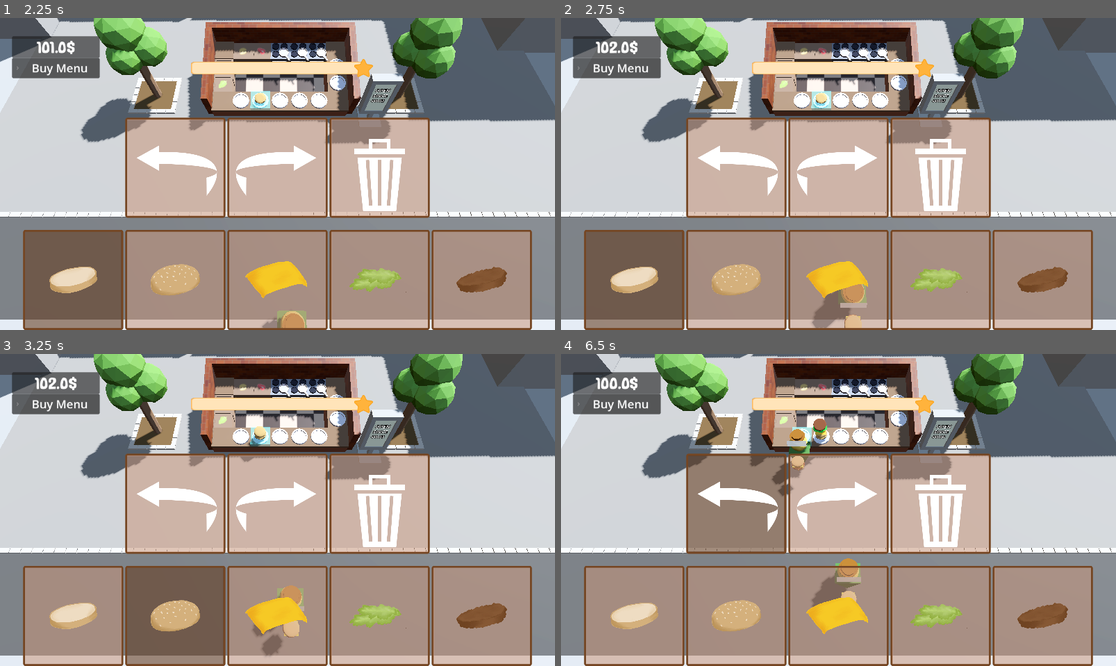
Above: before the commit, frames 1-4 (two rows, left to right).
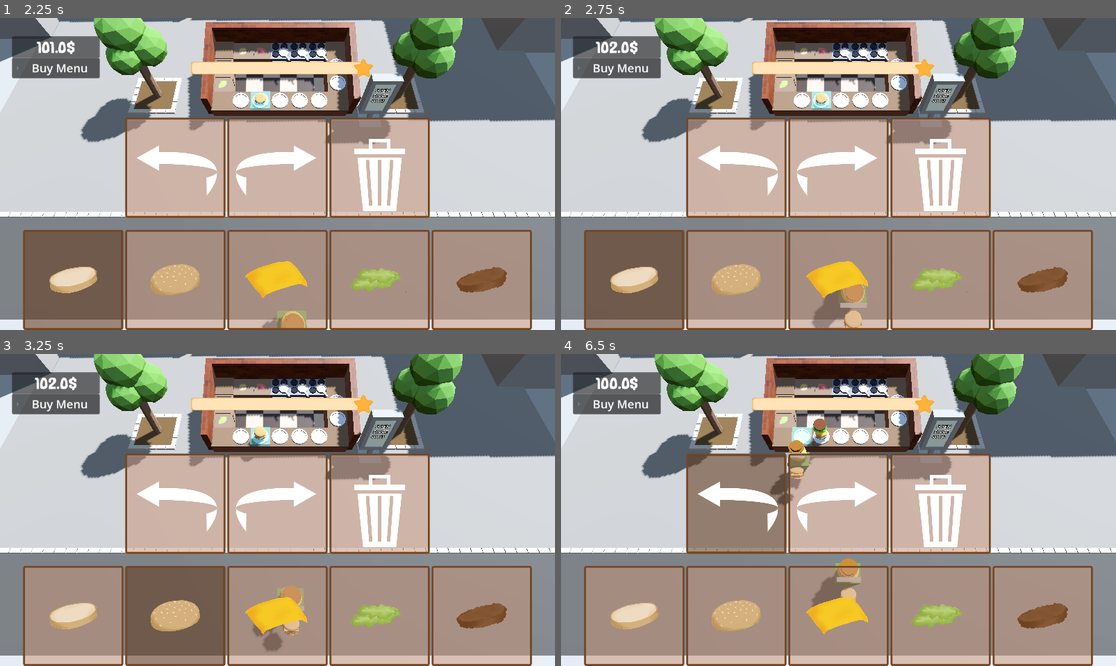
Above: after the commit, the same moments.

Repository: thewasmans/2026-game-jam-burger-truck
Game: Godot game, scene res://scenes/main.tscn
Same seed, same stepped clock (60 frames per second), same inputs: the game is played once before the commit and once after it.
Inputs (mouse positions are in pixels of both pictures, inside the frame that each line leads up to):
- Up to frame 1 (2.25 s): click (177, 167) at 0.5 s; click (277, 167) at 1.25 s; click (72, 280) at 2.02 s
- Up to frame 2 (2.75 s): no input
- Up to frame 3 (3.25 s): click (177, 616) at 2.77 s
- Up to frame 4 (6.5 s): click (838, 616) at 3.52 s; click (938, 616) at 4.27 s; click (1043, 616) at 5.02 s; click (738, 503) at 5.75 s

Frame 1 is identical in both runs. In frame 2, less than 0.1% of the frame differs, in the area x 47-55%, y 93-100%; in frame 3, 0.1%; in frame 4, 0.8%, in the area x 37-74%, y 24-88%.

Commit message:
Add interract on ingredient box

Diff:
--- a/contents/prefabs/hungry_client.tscn
+++ b/contents/prefabs/hungry_client.tscn
@@ -77,7 +77,7 @@
 surface_material_override/0 = SubResource("StandardMaterial3D_rtm0h")
 
 [node name="Anchor Burger" type="Node3D" parent="." unique_id=1795400529]
-transform = Transform3D(1, 0, 0, 0, 1, 0, 0, 0, 1, -0.0035933852, 0.97790086, -1.0058272)
+transform = Transform3D(1, 0, 0, 0, 0.8261278, -0.56348276, 0, 0.56348276, 0.8261278, -0.0035933852, 0.97790086, -1.0058272)
 
 [node name="NavigationAgent3D" type="NavigationAgent3D" parent="." unique_id=2083574708]
 
--- a/contents/prefabs/kitchen/ingredient_crate_bun.tscn
+++ b/contents/prefabs/kitchen/ingredient_crate_bun.tscn
@@ -2,11 +2,27 @@
 
 [ext_resource type="PackedScene" uid="uid://dt8gbongjsax3" path="res://contents/3d/kitchen/ingredient_crates/ingredient_crate_bun/ingredient_crate_bun.gltf" id="1_w5ch6"]
 [ext_resource type="Texture2D" uid="uid://f4h1uqh1gkqw" path="res://contents/3d/kitchen/ingredient_crates/ingredient_crate_atlas.png" id="2_73khl"]
+[ext_resource type="Script" uid="uid://bkl2qtdmyvhyu" path="res://scripts/ingredient_crate.gd" id="2_j0jkq"]
+[ext_resource type="Resource" uid="uid://bglklru7boruo" path="res://data/ingredients/bun_top.tres" id="3_j0jkq"]
 
 [sub_resource type="StandardMaterial3D" id="StandardMaterial3D_j0jkq"]
 albedo_texture = ExtResource("2_73khl")
 
-[node name="ingredient_crate_bun" unique_id=814188862 instance=ExtResource("1_w5ch6")]
+[sub_resource type="BoxShape3D" id="BoxShape3D_j0jkq"]
 
-[node name="Ingredient_Crate2" parent="." index="0" unique_id=2040180867]
+[node name="ingredient_crate_bun" unique_id=814188862 node_paths=PackedStringArray("node_hover_feedback", "anchor_spawn") instance=ExtResource("1_w5ch6")]
+script = ExtResource("2_j0jkq")
+node_hover_feedback = NodePath(".")
+ingredient = ExtResource("3_j0jkq")
+anchor_spawn = NodePath("AnchorIngredient")
+
+[node name="Ingredient_Crate2" parent="." index="0" unique_id=19531649]
 surface_material_override/0 = SubResource("StandardMaterial3D_j0jkq")
+
+[node name="Area3D" type="Area3D" parent="." index="1" unique_id=859375977]
+
+[node name="CollisionShape3D" type="CollisionShape3D" parent="Area3D" index="0" unique_id=451565638]
+shape = SubResource("BoxShape3D_j0jkq")
+
+[node name="AnchorIngredient" type="Node3D" parent="." index="2" unique_id=731724752]
+transform = Transform3D(1, 0, 0, 0, 1, 0, 0, 0, 1, 0, 0.5841943, 0)
--- a/contents/prefabs/kitchen/ingredient_crate_cheese.tscn
+++ b/contents/prefabs/kitchen/ingredient_crate_cheese.tscn
@@ -1,12 +1,29 @@
 [gd_scene format=3 uid="uid://6ekfmab0p5cg"]
 
 [ext_resource type="PackedScene" uid="uid://b80cm1yy6q1ij" path="res://contents/3d/kitchen/ingredient_crates/ingredient_crate_cheese/ingredient_crate_cheese.gltf" id="1_c7qkx"]
+[ext_resource type="Script" uid="uid://bkl2qtdmyvhyu" path="res://scripts/ingredient_crate.gd" id="2_58yrg"]
 [ext_resource type="Texture2D" uid="uid://f4h1uqh1gkqw" path="res://contents/3d/kitchen/ingredient_crates/ingredient_crate_atlas.png" id="2_c7qkx"]
+[ext_resource type="Resource" uid="uid://cswgje7b0i4vs" path="res://data/ingredients/cheese.tres" id="3_6b21q"]
 
 [sub_resource type="StandardMaterial3D" id="StandardMaterial3D_58yrg"]
 albedo_texture = ExtResource("2_c7qkx")
 
-[node name="ingredient_crate_cheese" unique_id=1799325268 instance=ExtResource("1_c7qkx")]
+[sub_resource type="BoxShape3D" id="BoxShape3D_c7qkx"]
 
-[node name="Ingredient_Crate2" parent="." index="0" unique_id=1899410507]
+[node name="ingredient_crate_cheese" unique_id=1799325268 node_paths=PackedStringArray("node_hover_feedback", "anchor_spawn") instance=ExtResource("1_c7qkx")]
+script = ExtResource("2_58yrg")
+node_hover_feedback = NodePath(".")
+speed_animation = 0.15
+ingredient = ExtResource("3_6b21q")
+anchor_spawn = NodePath("AnchorIngredient")
+
+[node name="Ingredient_Crate2" parent="." index="0" unique_id=1574027040]
 surface_material_override/0 = SubResource("StandardMaterial3D_58yrg")
+
+[node name="Area3D" type="Area3D" parent="." index="1" unique_id=1196797595]
+
+[node name="CollisionShape3D" type="CollisionShape3D" parent="Area3D" index="0" unique_id=1923576695]
+shape = SubResource("BoxShape3D_c7qkx")
+
+[node name="AnchorIngredient" type="Node3D" parent="." index="2" unique_id=492295127]
+transform = Transform3D(1, 0, 0, 0, 0.94108754, -0.3381631, 0, 0.3381631, 0.94108754, 0, 0.69717205, 0.024885211)
--- a/contents/prefabs/kitchen/ingredient_crate_meat.tscn
+++ b/contents/prefabs/kitchen/ingredient_crate_meat.tscn
@@ -2,11 +2,27 @@
 
 [ext_resource type="PackedScene" uid="uid://2oefgj7y27wx" path="res://contents/3d/kitchen/ingredient_crates/ingredient_crate_meat/ingredient_crate_meat.gltf" id="1_w25hv"]
 [ext_resource type="Texture2D" uid="uid://f4h1uqh1gkqw" path="res://contents/3d/kitchen/ingredient_crates/ingredient_crate_atlas.png" id="2_hr0m6"]
+[ext_resource type="Script" uid="uid://bkl2qtdmyvhyu" path="res://scripts/ingredient_crate.gd" id="2_nydxa"]
+[ext_resource type="Resource" uid="uid://da52klgb8iem0" path="res://data/ingredients/steak.tres" id="3_nydxa"]
 
 [sub_resource type="StandardMaterial3D" id="StandardMaterial3D_nydxa"]
 albedo_texture = ExtResource("2_hr0m6")
 
-[node name="ingredient_crate_meat" unique_id=1245749798 instance=ExtResource("1_w25hv")]
+[sub_resource type="BoxShape3D" id="BoxShape3D_nydxa"]
 
-[node name="Ingredient_Crate2" parent="." index="0" unique_id=2025599904]
+[node name="ingredient_crate_meat" unique_id=1245749798 node_paths=PackedStringArray("node_hover_feedback", "anchor_spawn") instance=ExtResource("1_w25hv")]
+script = ExtResource("2_nydxa")
+node_hover_feedback = NodePath(".")
+ingredient = ExtResource("3_nydxa")
+anchor_spawn = NodePath("AnchorIngredient")
+
+[node name="Ingredient_Crate2" parent="." index="0" unique_id=1457337761]
 surface_material_override/0 = SubResource("StandardMaterial3D_nydxa")
+
+[node name="Area3D" type="Area3D" parent="." index="1" unique_id=1977311923]
+
+[node name="CollisionShape3D" type="CollisionShape3D" parent="Area3D" index="0" unique_id=1067225842]
+shape = SubResource("BoxShape3D_nydxa")
+
+[node name="AnchorIngredient" type="Node3D" parent="." index="2" unique_id=588348372]
+transform = Transform3D(1, 0, 0, 0, 1, 0, 0, 0, 1, 0, 0.5841943, 0)
--- a/contents/prefabs/kitchen/ingredient_crate_salad.tscn
+++ b/contents/prefabs/kitchen/ingredient_crate_salad.tscn
@@ -2,11 +2,27 @@
 
 [ext_resource type="PackedScene" uid="uid://dvl10nm1srhlt" path="res://contents/3d/kitchen/ingredient_crates/ingredient_crate_salad/ingredient_crate_salad.gltf" id="1_vudi3"]
 [ext_resource type="Texture2D" uid="uid://f4h1uqh1gkqw" path="res://contents/3d/kitchen/ingredient_crates/ingredient_crate_atlas.png" id="2_aa2oj"]
+[ext_resource type="Script" uid="uid://bkl2qtdmyvhyu" path="res://scripts/ingredient_crate.gd" id="2_e3dtb"]
+[ext_resource type="Resource" uid="uid://c12ckpkly0n7a" path="res://data/ingredients/lettuce.tres" id="3_bs2gy"]
 
 [sub_resource type="StandardMaterial3D" id="StandardMaterial3D_e3dtb"]
 albedo_texture = ExtResource("2_aa2oj")
 
-[node name="ingredient_crate_salad" unique_id=50451063 instance=ExtResource("1_vudi3")]
+[sub_resource type="BoxShape3D" id="BoxShape3D_e3dtb"]
 
-[node name="Ingredient_Crate2" parent="." index="0" unique_id=914696233]
+[node name="ingredient_crate_salad" unique_id=50451063 node_paths=PackedStringArray("node_hover_feedback", "anchor_spawn") instance=ExtResource("1_vudi3")]
+script = ExtResource("2_e3dtb")
+node_hover_feedback = NodePath(".")
+ingredient = ExtResource("3_bs2gy")
+anchor_spawn = NodePath("AnchorIngredient")
+
+[node name="Ingredient_Crate2" parent="." index="0" unique_id=823934778]
 surface_material_override/0 = SubResource("StandardMaterial3D_e3dtb")
+
+[node name="Area3D" type="Area3D" parent="." index="1" unique_id=887404559]
+
+[node name="CollisionShape3D" type="CollisionShape3D" parent="Area3D" index="0" unique_id=1447363250]
+shape = SubResource("BoxShape3D_e3dtb")
+
+[node name="AnchorIngredient" type="Node3D" parent="." index="2" unique_id=2113288922]
+transform = Transform3D(1, 0, 0, 0, 1, 0, 0, 0, 1, 0, 0.5841943, 0)
--- a/scenes/main.tscn
+++ b/scenes/main.tscn
@@ -130,19 +130,19 @@
 [node name="AnchorPlateClients" type="Node3D" parent="Level/Kitchen" unique_id=425371094]
 
 [node name="AnchorClient01" parent="Level/Kitchen/AnchorPlateClients" unique_id=1267885147 instance=ExtResource("28_tel4y")]
-transform = Transform3D(-1, 0, 8.742278e-08, 0, 1, 0, -8.742278e-08, 0, -1, -1.9943163, 0.41701627, 2.638892)
+transform = Transform3D(-1, 0, 8.742278e-08, 0, 1, 0, -8.742278e-08, 0, -1, -1.9943163, 0.41701627, 3.2756712)
 
 [node name="AnchorClient02" parent="Level/Kitchen/AnchorPlateClients" unique_id=1994084612 instance=ExtResource("28_tel4y")]
-transform = Transform3D(-1, 0, 8.742278e-08, 0, 1, 0, -8.742278e-08, 0, -1, -0.98113316, 0.41701627, 2.638892)
+transform = Transform3D(-1, 0, 8.742278e-08, 0, 1, 0, -8.742278e-08, 0, -1, -0.9811333, 0.41701627, 3.2756712)
 
 [node name="AnchorClient03" parent="Level/Kitchen/AnchorPlateClients" unique_id=154420530 instance=ExtResource("28_tel4y")]
-transform = Transform3D(-1, 0, 8.742278e-08, 0, 1, 0, -8.742278e-08, 0, -1, 0.02932027, 0.41701627, 2.638892)
+transform = Transform3D(-1, 0, 8.742278e-08, 0, 1, 0, -8.742278e-08, 0, -1, 0.02932021, 0.41701627, 3.2756712)
 
 [node name="AnchorClient04" parent="Level/Kitchen/AnchorPlateClients" unique_id=1630830520 instance=ExtResource("28_tel4y")]
-transform = Transform3D(-1, 0, 8.742278e-08, 0, 1, 0, -8.742278e-08, 0, -1, 0.9990934, 0.41701627, 2.638892)
+transform = Transform3D(-1, 0, 8.742278e-08, 0, 1, 0, -8.742278e-08, 0, -1, 0.9990934, 0.41701627, 3.2756712)
 
 [node name="AnchorClient05" parent="Level/Kitchen/AnchorPlateClients" unique_id=1737106433 instance=ExtResource("28_tel4y")]
-transform = Transform3D(-1, 0, 8.742278e-08, 0, 1, 0, -8.742278e-08, 0, -1, 1.990742, 0.41701627, 2.6388922)
+transform = Transform3D(-1, 0, 8.742278e-08, 0, 1, 0, -8.742278e-08, 0, -1, 1.990742, 0.41701627, 3.2756715)
 
 [node name="Selector" parent="Level" unique_id=375739968 instance=ExtResource("22_y6deb")]
 transform = Transform3D(1, 0, 0, 0, 0.980782, 0.19510747, 0, -0.19510747, 0.980782, 0.31791592, 0.8635261, 4.795539)
@@ -151,7 +151,6 @@
 transform = Transform3D(1, 0, 0, 0, 1, 0, 0, 0, 1, 0, 0.103453636, -10)
 front_truck_target = NodePath("../Kitchen/TargetPositionClients/FrontTruck")
 out_screen_target = NodePath("../Kitchen/TargetPositionClients/Leaving")
-spawn_time = 10.0
 
 [node name="Ground" type="MeshInstance3D" parent="Level" unique_id=1600320922]
 transform = Transform3D(100.000015, 0, 0, 0, 0.1, 0, 0, 0, 100.000015, 0, 0, 0)
--- /dev/null
+++ b/scripts/ingredient_crate.gd
@@ -0,0 +1,33 @@
+class_name IngredientCrate
+extends Node3D
+
+@export var node_hover_feedback:Node3D
+@export var speed_animation:float = .35
+@export var scale_animation:float = 1.25
+@export var ingredient:Ingredient
+@export var anchor_spawn:Node3D
+var _ingredient_spawned:bool
+
+func _ready() -> void:
+	$Area3D.mouse_entered.connect(_on_area_3d_mouse_entered)
+	$Area3D.mouse_exited.connect(_on_area_3d_mouse_exited)
+	$Area3D.input_event.connect(_on_area_3d_input_event)
+
+func _on_area_3d_mouse_entered() -> void:
+	var tween = create_tween()
+	tween.tween_property(node_hover_feedback, "scale", Vector3.ONE * scale_animation, speed_animation).set_trans(Tween.TRANS_ELASTIC)
+
+func _on_area_3d_mouse_exited() -> void:
+	var tween = create_tween()
+	tween.tween_property(node_hover_feedback, "scale", Vector3.ONE, speed_animation).set_trans(Tween.TRANS_ELASTIC)
+
+func _on_area_3d_input_event(camera: Node, event: InputEvent, event_position: Vector3, normal: Vector3, shape_idx: int) -> void:
+	if event is InputEventMouseButton:
+		if event.button_index == MOUSE_BUTTON_LEFT and event.pressed:
+			if not _ingredient_spawned:
+				var instance: Node3D = ingredient.model_3d.instantiate()
+				instance.scale = Vector3.ONE * .25
+				anchor_spawn.add_child(instance)
+				_ingredient_spawned = true
+			else:
+				print("grab ingredient")
Not shown: 2 places in scenes/main.tscn that only renumber resources
Not shown, added: scripts/ingredient_crate.gd.uid
